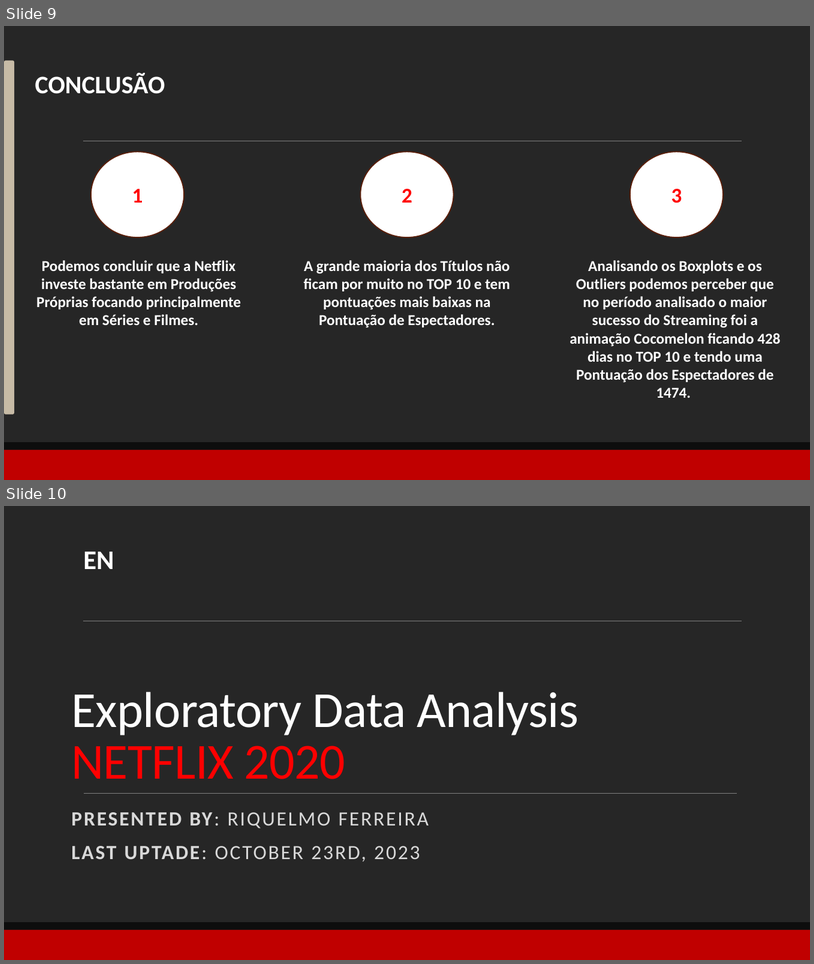
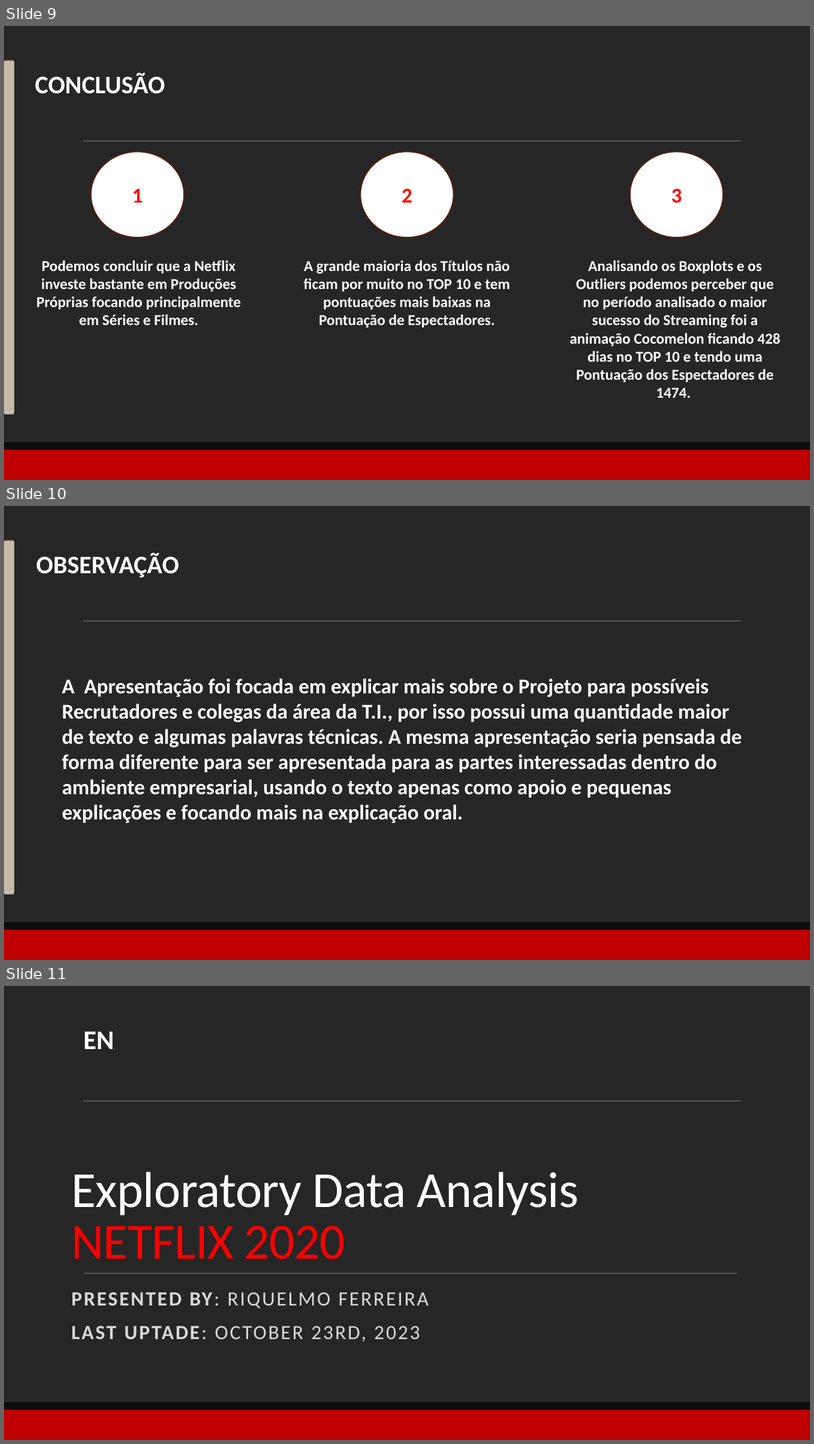
Before and after one commit to RiquelmoFerreira/Exploratory_Data_Analysis_Netflix_Top_10, a slide deck: Apresentacao-Presentation.pptx. Shown one above the other, each under a label of ours: slides 9 and 10 before the commit, slides 9, 10 and 11 after it. The pictures are 814x964 and 814x1444 pixels, drawn with LibreOffice and Linux fonts; fonts in the diff are those of the drawing. Boxes give left, top, right and bottom in pixels: in the first picture for what was removed or moved away, otherwise in the second. Text is boxed around its words. In the diff, an @@ line names an element or a change of style, - is before the commit and + after.

```diff
--- a/Apresentacao-Presentation.pptx
+++ b/Apresentacao-Presentation.pptx
@@ slide 10 added at box(4, 506, 810, 960), background #262626; not listed: 2 template elements that a slide beside it also shows @@
@@ rounded rectangle added at box(4, 540, 14, 894), fill #C7BBA6 @@
@@ text added at box(36, 553, 179, 577), 30 pt, text #FFFFFF, bold @@
+OBSERVAÇÃO
@@ text added at box(62, 678, 742, 823), 25 pt, text #FFFFFF, bold @@
+A Apresentação foi focada em explicar mais sobre o Projeto para possíveis Recrutadores e colegas da área da T.I., por isso possui uma quantidade maior de texto e algumas palavras técnicas. A mesma apresentação seria pensada de forma diferente para ser apresentada para as partes interessadas dentro do ambiente empresarial, usando o texto apenas como apoio e pequenas explicações e focando mais na explicação oral.
@@ rectangle added at box(4, 930, 810, 960), fill #C00000 @@
@@ rectangle added at box(4, 922, 810, 930), fill #0D0D0D @@
@@ what was slide 10 is now slide 11 @@
```
Also in this commit, not shown: 2 slides changed, 1 other slide added.
